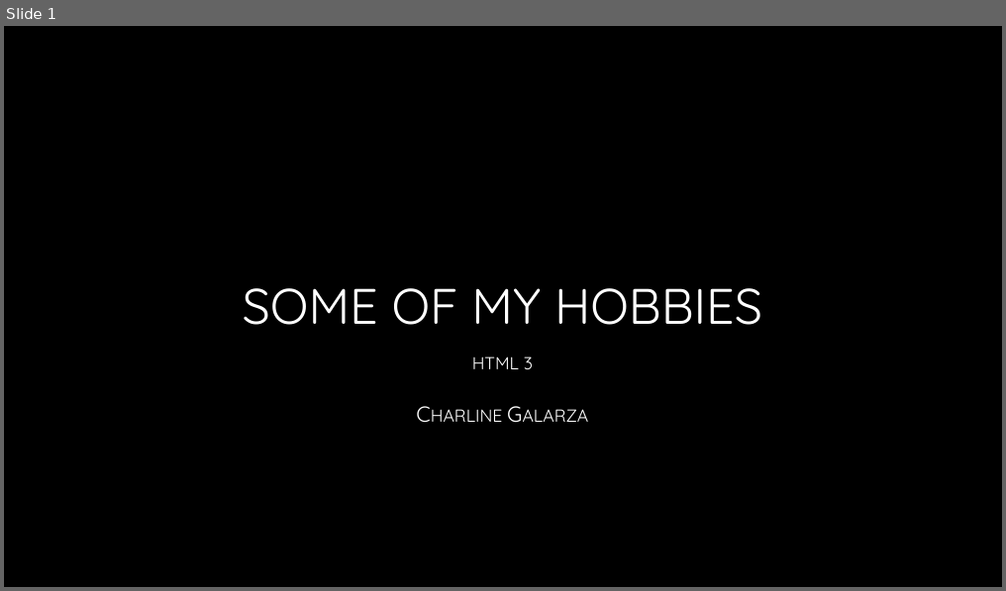
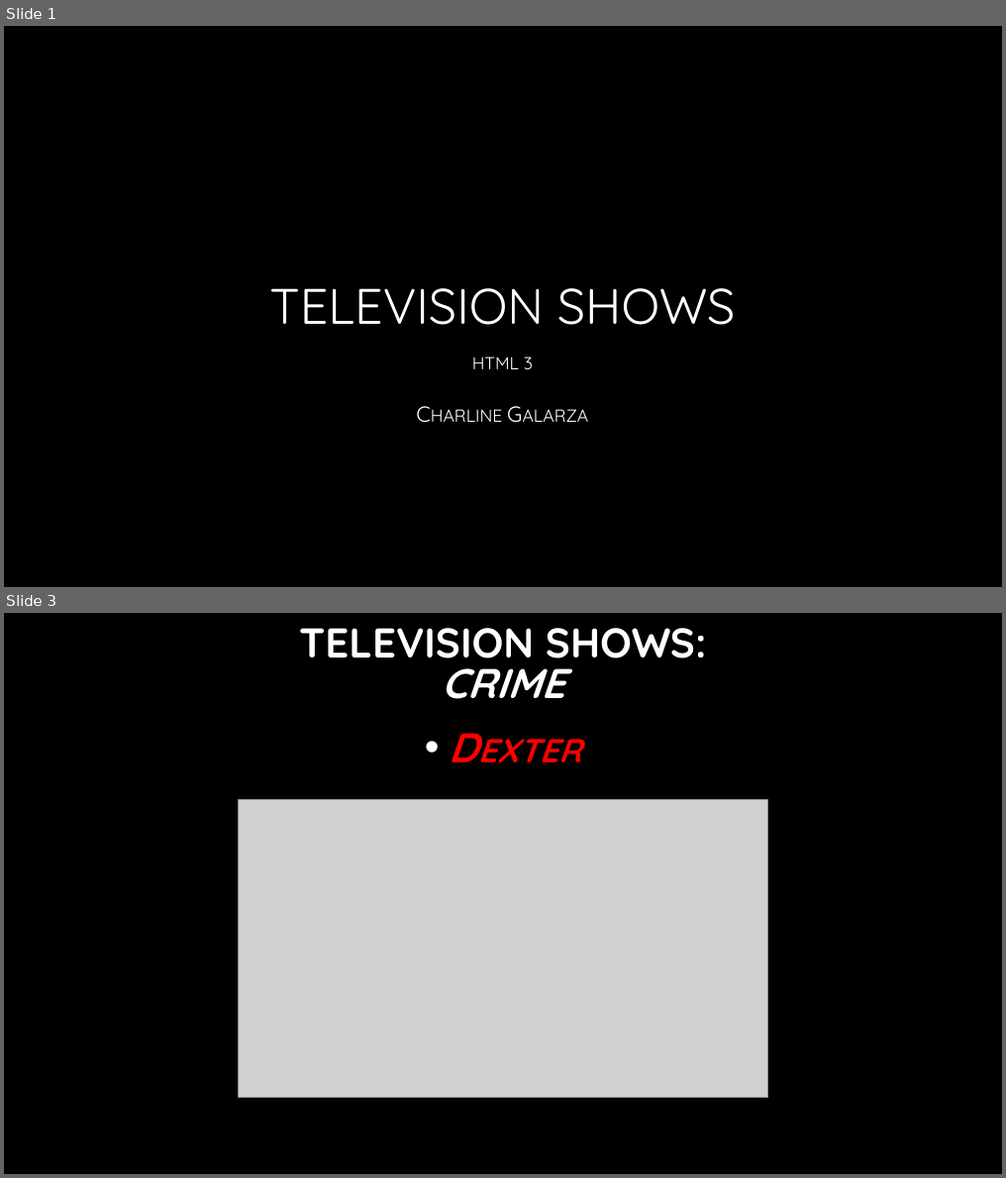
Before and after one commit to thecharla90/html3, a slide deck: assets/files/Presentation.pptx. Shown one above the other, each under a label of ours: slide 1 before the commit, slides 1 and 3 after it; the slides between them are not shown. The pictures are 1006x591 and 1006x1178 pixels, drawn with LibreOffice and Linux fonts; fonts in the diff are those of the drawing; grey boxes stand for pictures; background and template pictures are left out. Boxes give left, top, right and bottom in pixels: in the first picture for what was removed or moved away, otherwise in the second. Text is boxed around its words. In the diff, an @@ line names an element or a change of style, - is before the commit and + after.

```diff
--- a/assets/files/Presentation.pptx
+++ b/assets/files/Presentation.pptx
@@ slide 3 added at <box>4,613,1002,1174</box>, background picture (left out) @@
@@ title added at <box>299,628,707,659</box>, 40 pt, text gradient #FFFFFF to #A6A6A6, bold @@
+TELEVISION SHOWS:
@@ text added at <box>441,653,564,699</box>, 40 pt, text gradient #FFFFFF to #A6A6A6, bold, italic @@
+CRIME
@@ text added at <box>98,703,908,1140</box>, 40 pt, text #FF0000, bold, italic, small capitals @@
+• Dexter
@@ picture added at <box>239,799,768,1097</box> @@
@@ slide 1 changed as well @@
@@ title at <box>269,288,735,325</box>: text changed @@
-SOME OF MY HOBBIES
+TELEVISION SHOWS
```
Also in this commit, not shown: 5 other slides added, 1 slide removed, 15 other files.
